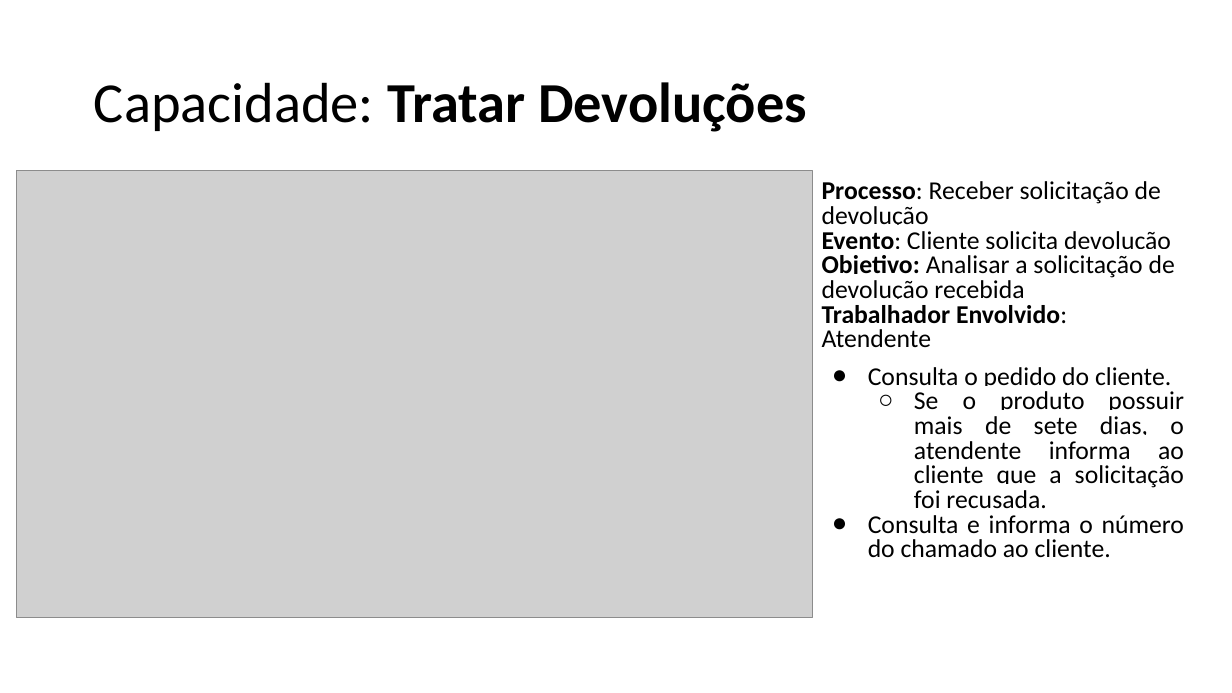
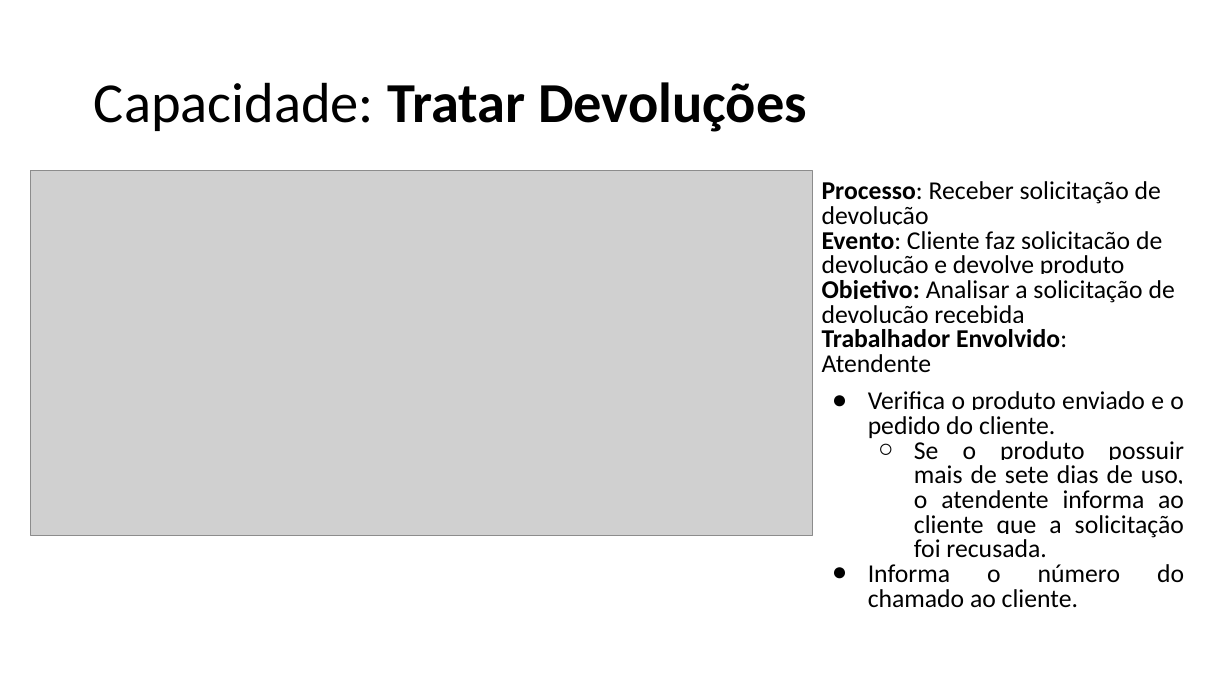
Before and after one commit to emersonsoaresdasilva/projeto-ope, a slide deck: slide 12 of 18-Descrição dos Processos de Negócio.pptx (slide 15 before the commit). Drawn at 1232x693 pixels with LibreOffice and Linux fonts; fonts in the diff are those of the drawing; grey boxes stand for pictures. Boxes give left, top, right and bottom in pixels: in the first picture for what was removed or moved away, otherwise in the second. Text is boxed around its words. In the diff, an @@ line names an element or a change of style, - is before the commit and + after.

```diff
--- a/18-Descrição dos Processos de Negócio.pptx
+++ b/18-Descrição dos Processos de Negócio.pptx
@@ picture: place and size @@
-picture at (17,171,812,618)
+picture at (30,171,812,536)
@@ text at (822,231,1162,274): text changed @@
-Evento: Cliente solicita devolução
+Evento: Cliente faz solicitação de devolução e devolve produto
@@ text at (868,391,1184,608): text changed @@
-● Consulta o pedido do cliente.
-  ○ Se o produto possuir mais de sete dias, o atendente informa ao cliente que a solicitação foi recusada.
-● Consulta e informa o número do chamado ao cliente.
+● Verifica o produto enviado e o pedido do cliente.
+  ○ Se o produto possuir mais de sete dias de uso, o atendente informa ao cliente que a solicitação foi recusada.
+● Informa o número do chamado ao cliente.
```
Also in this commit, not shown: 18 other slides changed, 4 slides added, 10 slides removed, 49 other files.
